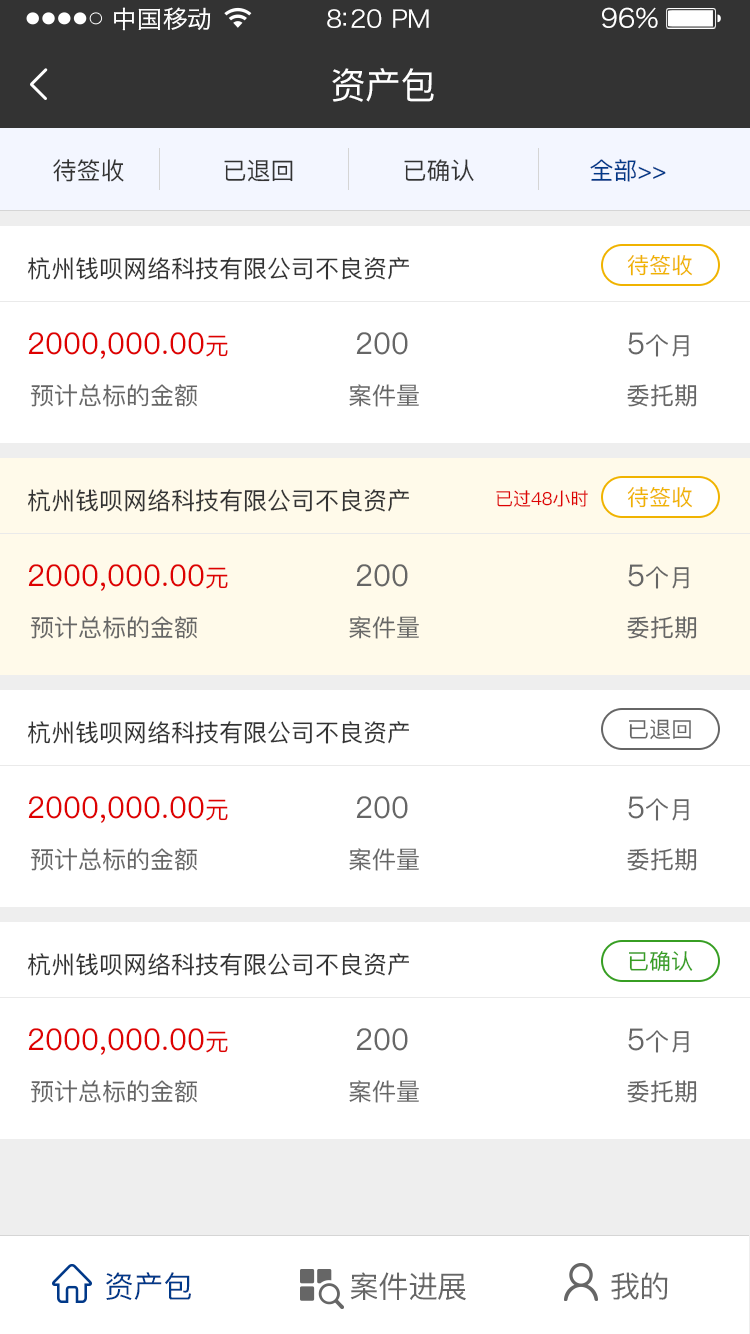
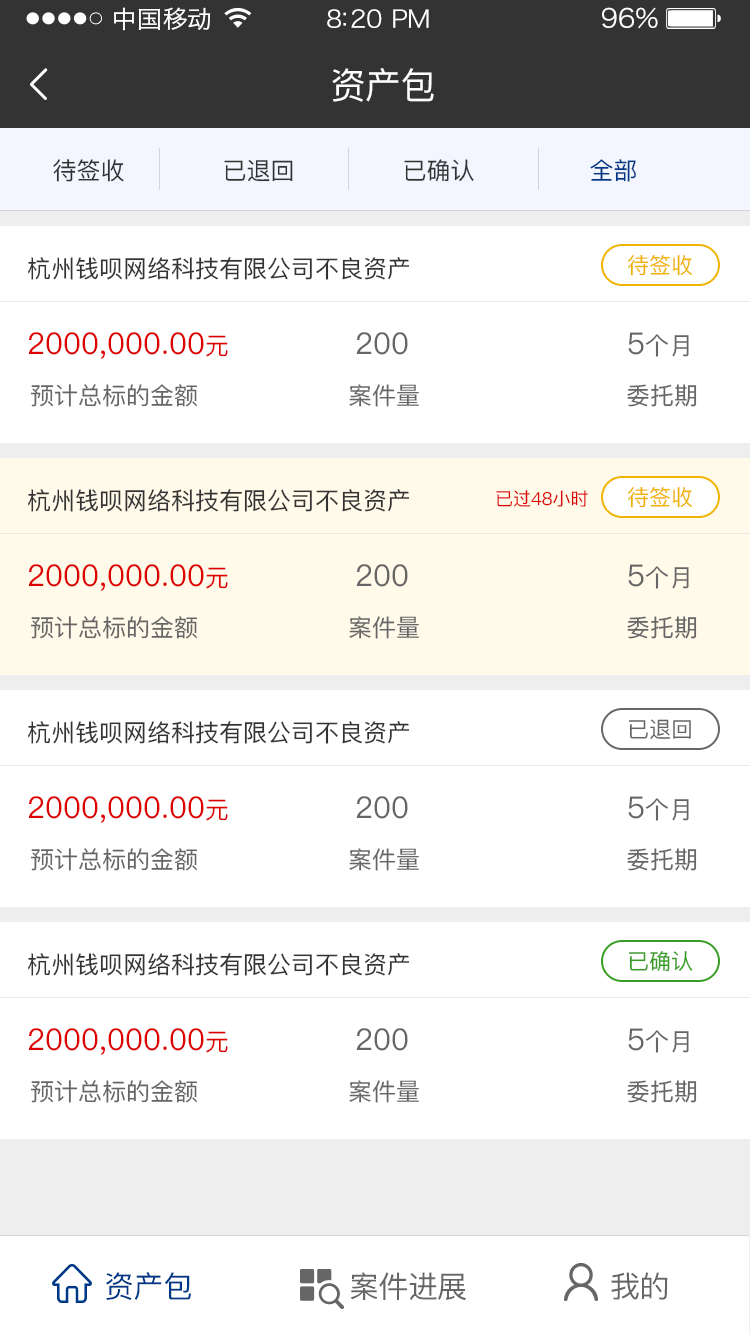
Layers edited between the first and the second w=750, h=1334 image:
renamed "全部>>" to "全部", painted on it over left=638, top=166, right=666, bottom=179
